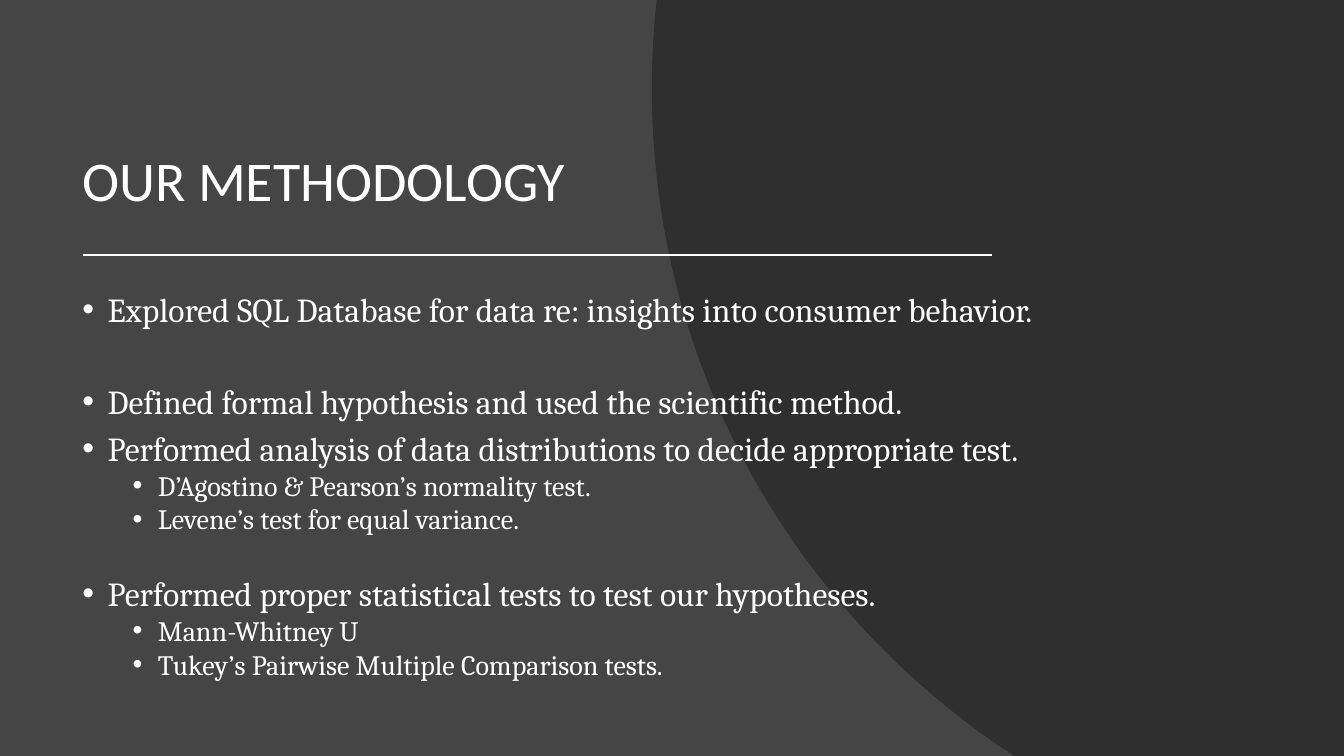
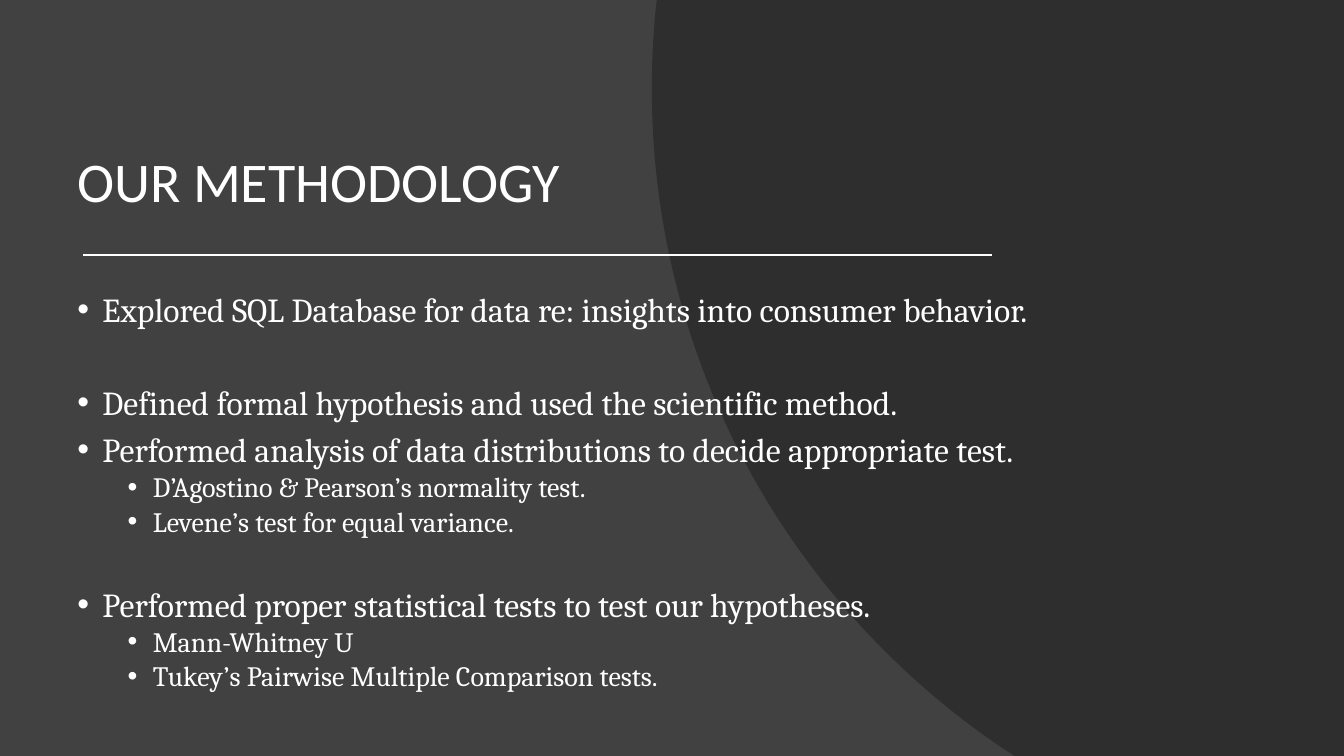
Before and after one commit to jirvingphd/dsc-2-final-project-online-ds-ft-021119, a slide deck: slide 3 of Northwind Sales Analysis + Recommendations.pptx. Drawn at 1344x756 pixels with LibreOffice and Linux fonts; fonts in the diff are those of the drawing. Boxes give left, top, right and bottom in pixels: in the first picture for what was removed or moved away, otherwise in the second. Text is boxed around its words. In the diff, an @@ line names an element or a change of style, - is before the commit and + after.

Commit message:
Updated mod 2 project, all hypotheses present, but must discuss H4 and add style sheet

```diff
--- a/Northwind Sales Analysis + Recommendations.pptx
+++ b/Northwind Sales Analysis + Recommendations.pptx
@@ background #454545 to #414141 @@
@@ title "OUR METHODOLOGY": place and size @@
-title "OUR METHODOLOGY" at [82,164,565,202]
+title "OUR METHODOLOGY" at [77,165,560,203]
@@ text "Explored SQL Database for data ..." at [102,298,1027,692]: line spacing 0.8 to 0.81 @@
```
Also in this commit, not shown: 9 other slides changed, 5 other files.
